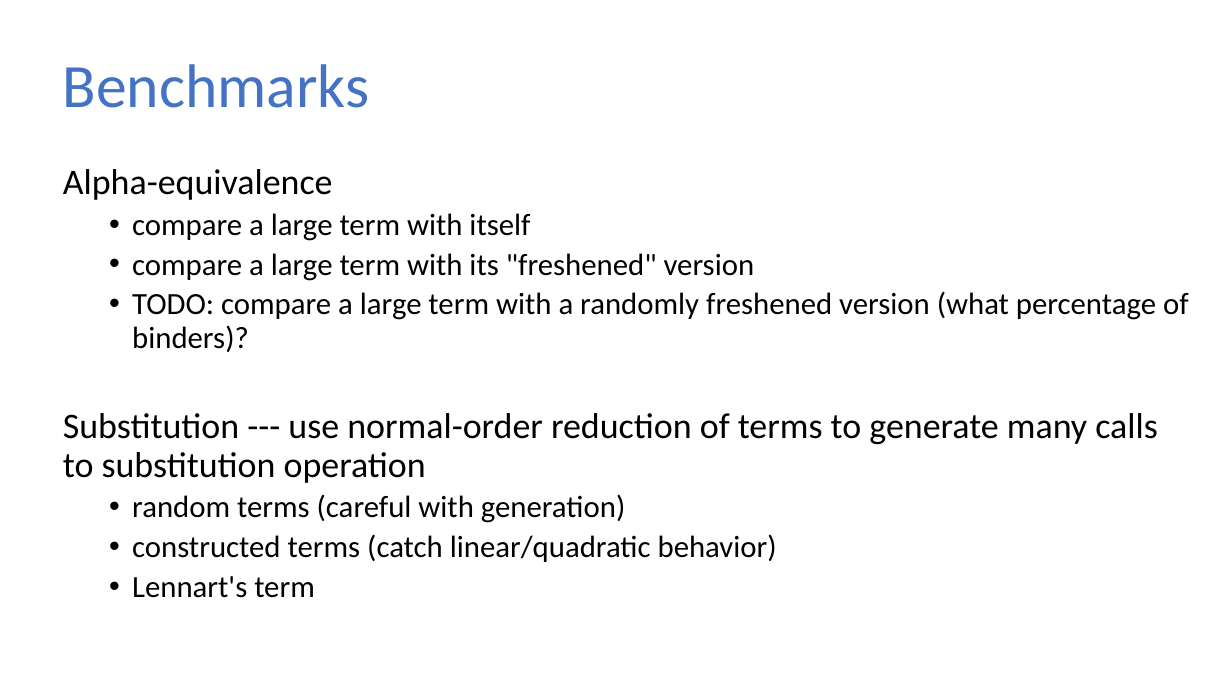
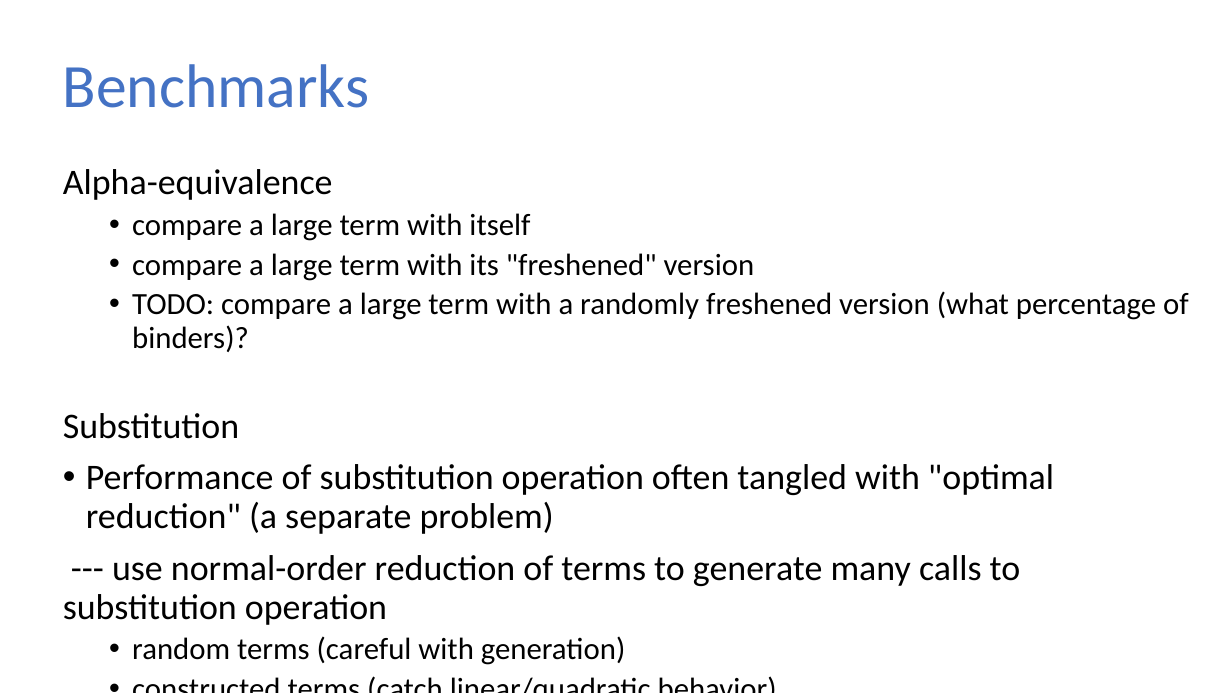
Before and after one commit to sweirich/lambda-n-ways, a slide deck: slide 20 of plclub-2021.pptx (slide 8 before the commit). Drawn at 1232x693 pixels with LibreOffice and Linux fonts; fonts in the diff are those of the drawing. Boxes give left, top, right and bottom in pixels: in the first picture for what was removed or moved away, otherwise in the second. Text is boxed around its words. In the diff, an @@ line names an element or a change of style, - is before the commit and + after.

```diff
--- a/plclub-2021.pptx
+++ b/plclub-2021.pptx
@@ text at (63, 413, 1054, 625): text changed @@
-Substitution --- use normal-order reduction of terms to generate many calls to substitution operation
+Substitution
+• Performance of substitution operation often tangled with "optimal reduction" (a separate problem)
+--- use normal-order reduction of terms to generate many calls to substitution operation
```
Also in this commit, not shown: 3 other slides changed, 10 other files.
